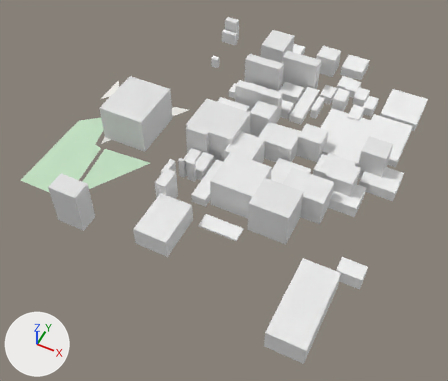
An edit to the glTF model white-model-six-districts/chunks/133_103_mid.glb, drawn before and after from the same camera.
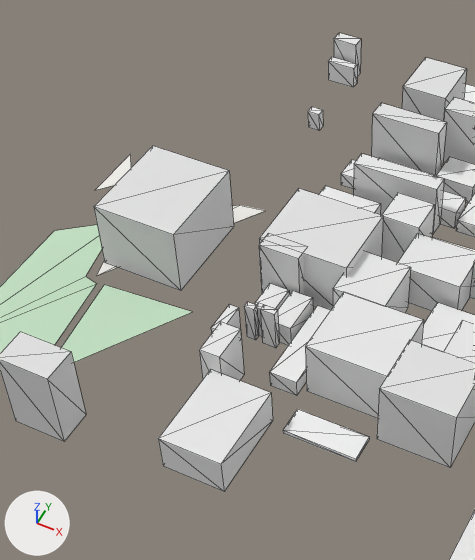
Each version is shown whole from a 50 mm lens placed at (7043.0, -1388.0, 665.0), pointed at (6766.0, -833.0, -29.0), then close up on the part from 11% to 67% of the width and 0% to 77% of the height. The axes (+X, +Y, +Z) are drawn at lower left. The lights are the same throughout. The older version's two pictures come first. The close-ups show mesh edges as thin lines. Vertices at exactly the same position are counted once.

Script lines for the objects in view, before the commit:
```python
me_mesh_0 = bpy.data.meshes.new('Mesh_0')
me_mesh_0.from_pydata(...)  # 510 vertices, 622 faces; spans x 6500.0..7004.0, y -1055.0..-483.0, z -5.0..65.0
me_mesh_0.materials.append(mat_material_0)
ob_mesh_0 = bpy.data.objects.new('Mesh_0', me_mesh_0)
ob_mesh_0.location = (0.0, 0.0, 0.0)
```
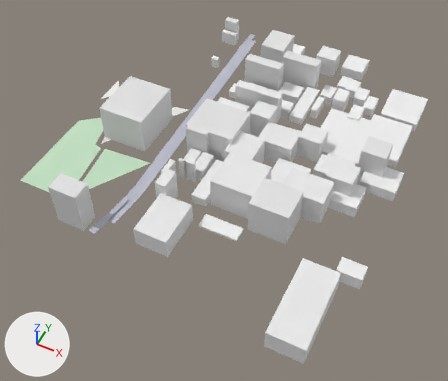
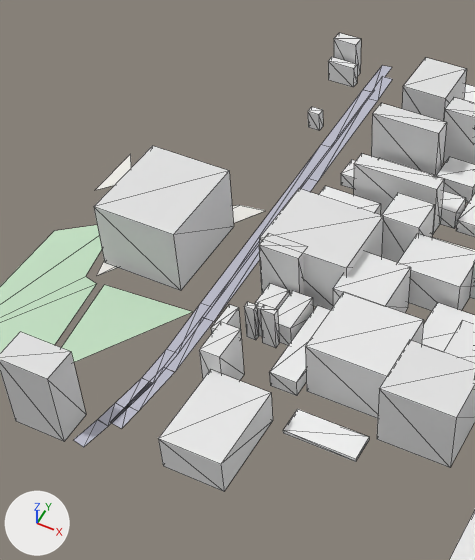
What differs and where, as boxes (x1, y1, x2, y2) in the close-ups (475 x 560 px):
part 1 of me_mesh_0, added: after (74, 65, 392, 447)

Diff of the bpy script that builds the scene:
```diff
--- a/white-model-six-districts/chunks/133_103_mid.glb.py
+++ b/white-model-six-districts/chunks/133_103_mid.glb.py
@@ me_mesh_0 @@
 # used by ob_mesh_0; location = (0.0, 0.0, 0.0)
-me_mesh_0.from_pydata(...)  # 510 vertices, 622 faces; spans x 6500.0..7004.0, y -1055.0..-483.0, z -5.0..65.0
+me_mesh_0.from_pydata(...)  # 566 vertices, 650 faces; spans x 6500.0..7004.0, y -1055.0..-479.0, z -5.0..65.0
+# me_mesh_0 part 1
+# 41 vertices are added at x 6644.0..6682.0, y -1011.0..-480.0, z -5.0..11.0
+# 5 new vertices lie (11.0, 1.0, 0.0) away from vertices in x 6655.0..6662.0, y -854.0..-553.0, z 9.0..11.0
+# 5 new vertices lie (10.0, 1.0, 0.0) away from vertices in x 6644.0..6671.0, y -907.0..-480.0, z -5.0..11.0
+# 5 new vertices lie (10.0, -1.0, 0.0) away from vertices in x 6663.0..6668.0, y -984.0..-906.0, z 11.0
+# 28 new faces join them
 me_mesh_0.materials.append(mat_material_0)
```
